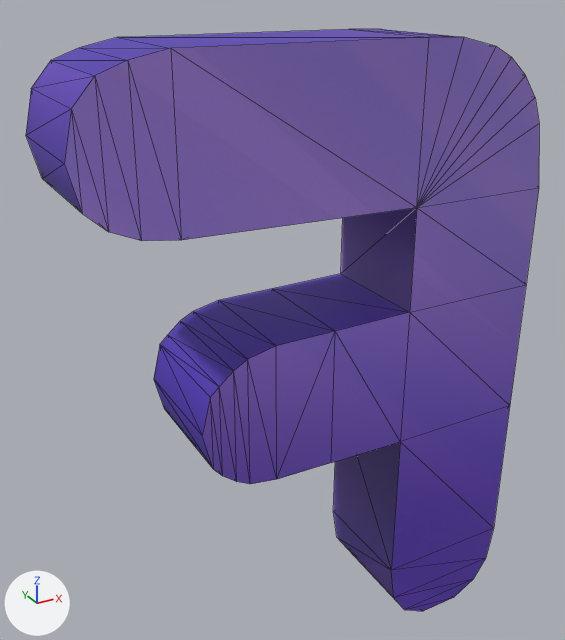
Before and after pictures for a commit that changed the FBX model Assets/XanaBuilder Assets/Models/TXL/01_Alphabets/TXL0110006_LetterF/TXL0110006.fbx.
The view is the same before and after, from a 50 mm lens placed at (-0.671, -1.134, 1.29), pointed at (-0.016, 0.056, 0.695). Every picture has the same lights, and +X, +Y and +Z are marked at lower left. Mesh edges are drawn as thin lines. Where no turn or scale is listed for an object, it has been applied to the vertices.

In view in the first picture: 'smTXL0110006'.
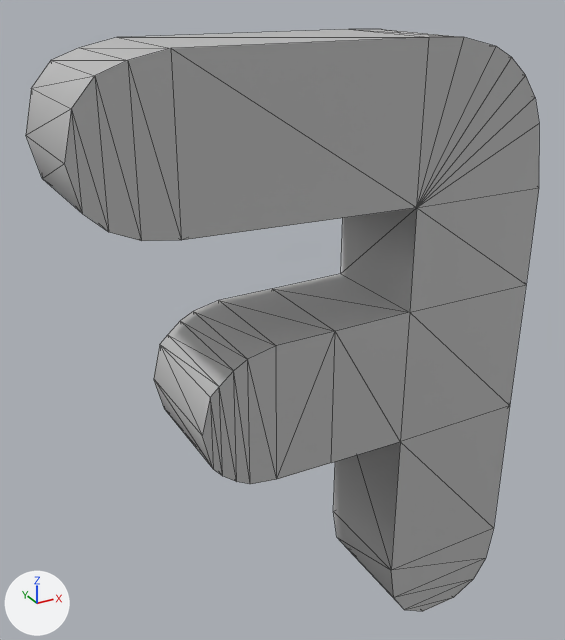
Boxes [x1, y1, x2, y2] around the edits, measured in the pictures (565 x 640 px):
'smTXL0110006', surface changed (purple to grey): [26, 29, 539, 611] in both

Diff of the bpy script that builds the scene:
```diff
--- a/Assets/XanaBuilder Assets/Models/TXL/01_Alphabets/TXL0110006_LetterF/TXL0110006.fbx.py
+++ b/Assets/XanaBuilder Assets/Models/TXL/01_Alphabets/TXL0110006_LetterF/TXL0110006.fbx.py
@@ mat_mttxl0110006_placemode @@
 mat_mttxl0110006_placemode = principled_material('mtTXL0110006_PlaceMode')
-mat_mttxl0110006_placemode.texture = img_txtxl0110006_diffuse_png
+mat_mttxl0110006_placemode.base_color = (0.5, 0.5, 0.5)  # grey #bcbcbc
 mat_mttxl0110006_placemode.roughness = 0.553
```
